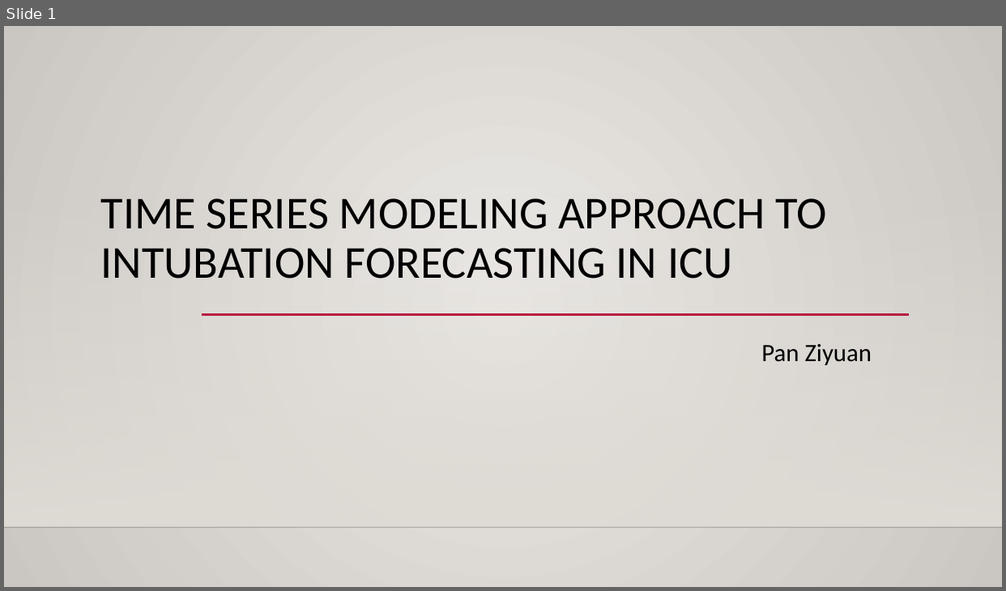
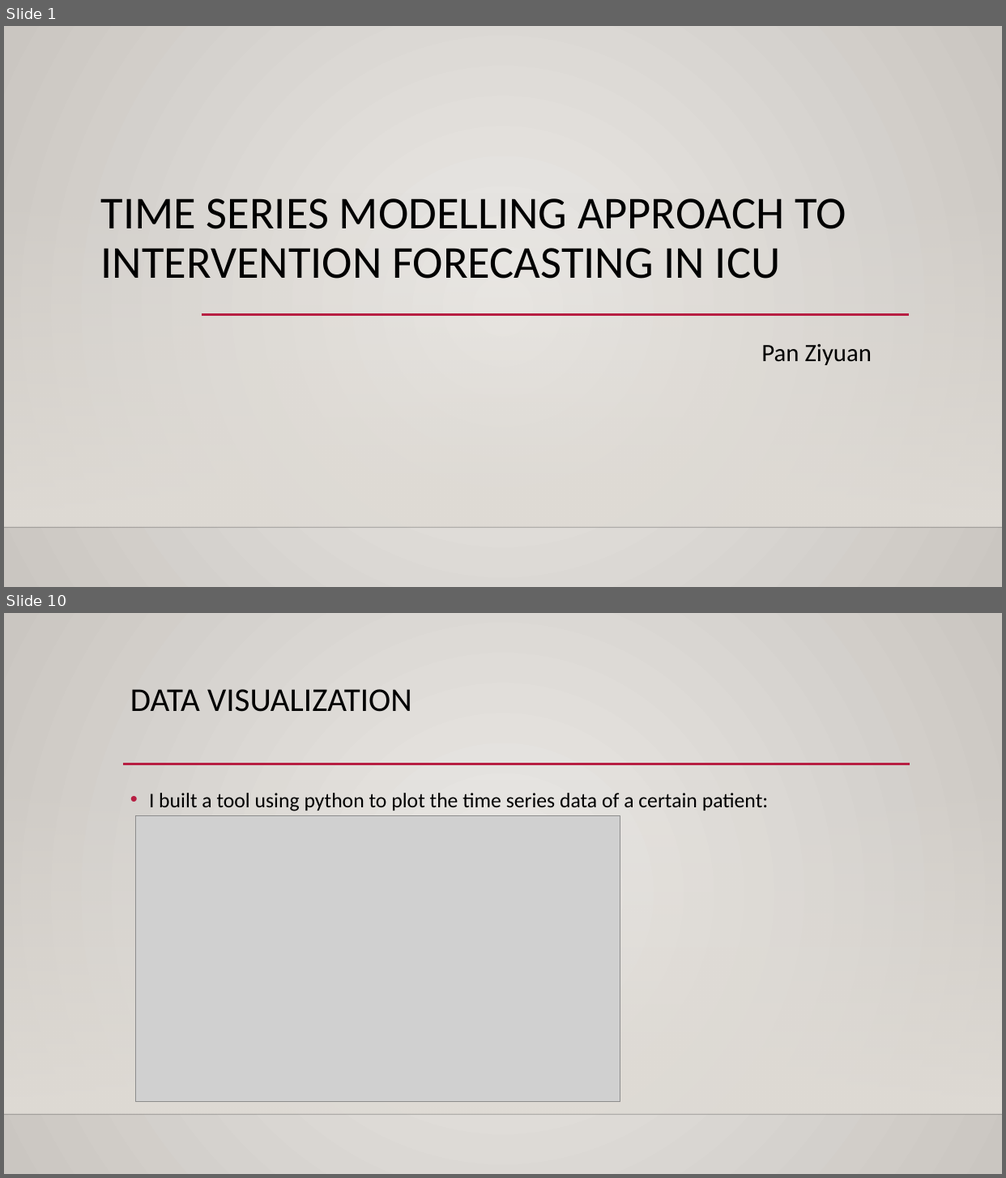
Before and after one commit to MaxPoon/Evidence-Based-Lab-Test-Critical-Value-Discovery-for-ICU-Patients, a slide deck: presentation/Progress_Report_2017_11_6.pptx. Shown one above the other, each under a label of ours: slide 1 before the commit, slides 1 and 10 after it; the slides between them are not shown. The pictures are 1006x591 and 1006x1178 pixels, drawn with LibreOffice and Linux fonts; fonts in the diff are those of the drawing; grey boxes stand for pictures; background and template pictures are left out. Boxes give left, top, right and bottom in pixels: in the first picture for what was removed or moved away, otherwise in the second. Text is boxed around its words. In the diff, an @@ line names an element or a change of style, - is before the commit and + after.

```diff
--- a/presentation/Progress_Report_2017_11_6.pptx
+++ b/presentation/Progress_Report_2017_11_6.pptx
@@ slide 10 added at bbox=[4, 613, 1002, 1174], background gradient #ECEAE7 to #CAC7C1; not listed: 2 template elements that a slide beside it also shows @@
@@ title added at bbox=[130, 689, 412, 712], 32 pt, text #000000 @@
+DATA VISUALIZATION
@@ line added from (123, 764) to (910, 764), #B71E42 2.5 pt @@
@@ text added at bbox=[149, 793, 768, 811], 20 pt, text #000000 @@
+• I built a tool using python to plot the time series data of a certain patient:
@@ picture added at bbox=[136, 815, 621, 1102] @@
@@ slide 1 changed as well @@
@@ title at bbox=[101, 199, 846, 279]: text changed @@
-TIME SERIES MODELING APPROACH TO INTUBATION FORECASTING IN ICU
+TIME SERIES MODELLING APPROACH TO INTERVENTION FORECASTING IN ICU
```
Also in this commit, not shown: 12 other slides added.
